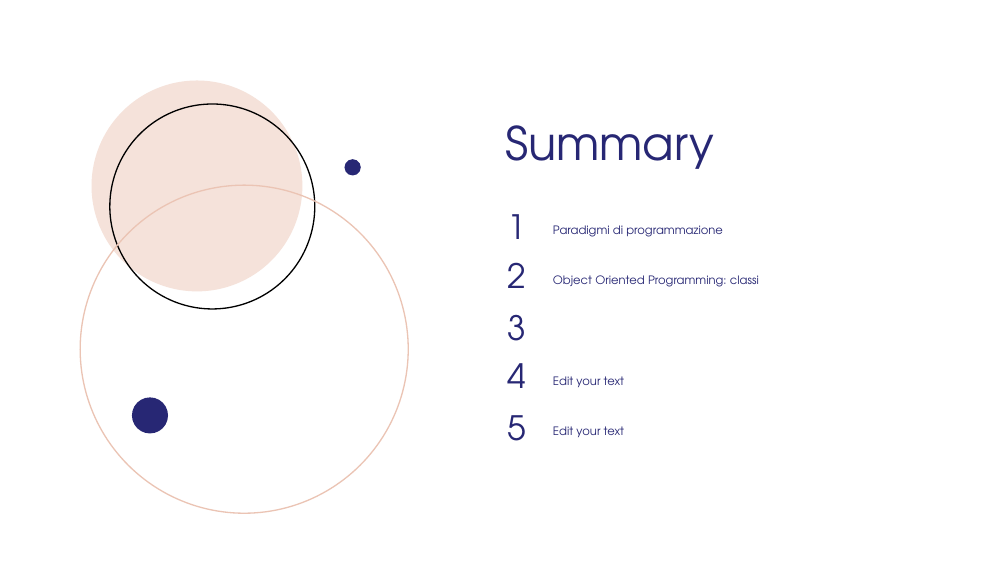
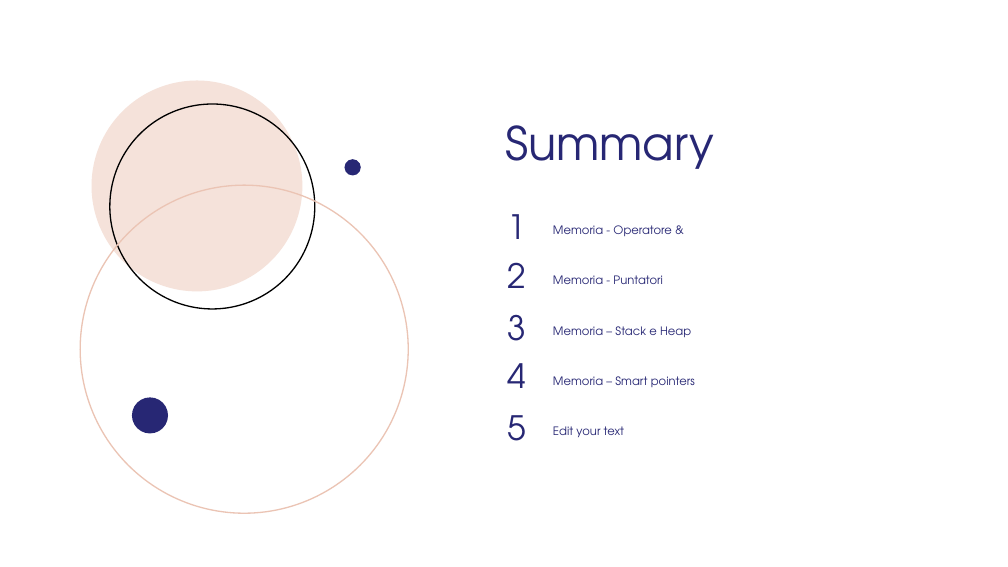
Before and after one commit to GMATZEU42/WS, a slide deck: slide 3 of WS03/WS_3.odp. Drawn at 1008x567 pixels with LibreOffice and Linux fonts; fonts in the diff are those of the drawing; background and template pictures are left out. Boxes give left, top, right and bottom in pixels: in the first picture for what was removed or moved away, otherwise in the second. Text is boxed around its words. In the diff, an @@ line names an element or a change of style, - is before the commit and + after.

```diff
--- a/WS03/WS_3.odp
+++ b/WS03/WS_3.odp
@@ text at (553,225,671,236): text changed @@
-Paradigmi di programmazione
+Memoria - Operatore &
@@ text at (553,275,662,284): text changed @@
-Object Oriented Programming: classi
+Memoria - Puntatori
@@ text added at (553,326,691,337), 11 pt, text #272774 @@
+Memoria – Stack e Heap
@@ text at (553,376,695,387): text changed @@
-Edit your text
+Memoria – Smart pointers
```
Also in this commit, not shown: 13 slides added, 14 slides removed, 2 other files.
